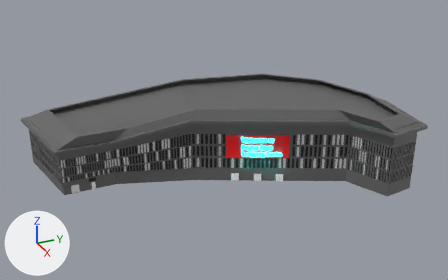
Renders of the FBX model Assets/Models/Saint Mary's Island/EmpireRoadShoppingCentre.fbx from each side of a commit.
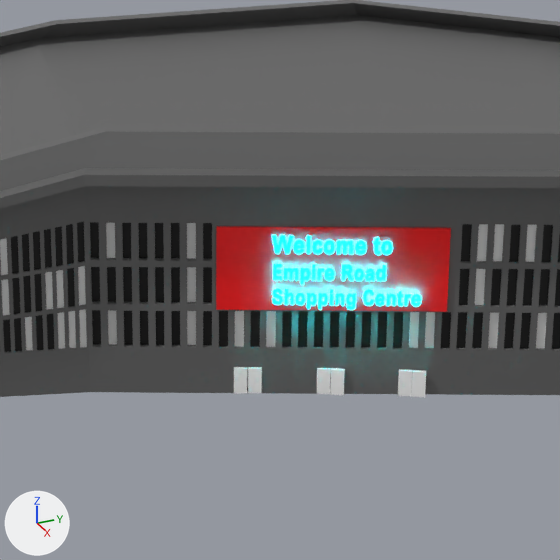
The first picture shows the older version from a 50 mm camera at (154.7, -59.4, 81.0) aimed at (14.3, 3.8, 10.8). The close-ups show both versions on the part from 37% to 71% of the width and 26% to 81% of the height of that picture. The axes (+X, +Y, +Z) are drawn at lower left. The lights are the same throughout. Where no turn or scale is listed for an object, it has been applied to the vertices.

In view in the first close-up: 'Cube.001', 'EmpireRoadShops2', 'Text.002', 'Text.003'.
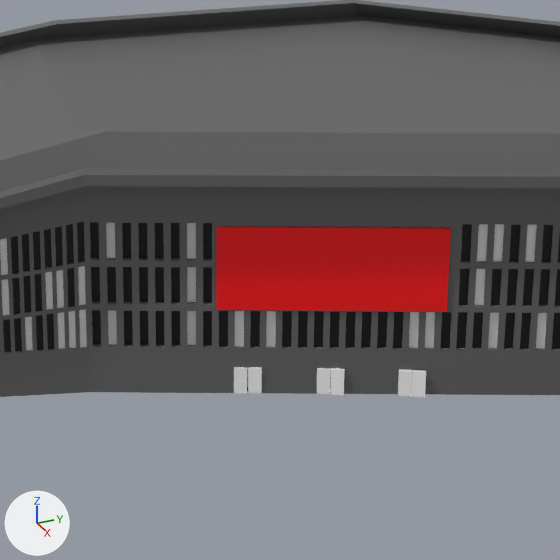
What differs and where, as boxes [x1, y1, x2, y2] in the close-ups (560 x 560 px):
'Text.002', deleted (cyan): before [272, 264, 421, 310]
'Text.003', deleted (cyan): before [272, 236, 392, 255]

What changed in the scene script:
```text
Remove ob_text_002:
    ob_text_002 = bpy.data.objects.new('Text.002', me_text_003)
    ob_text_002.location = (19.51, 6.52, 9.62)
Remove ob_text_003:
    ob_text_003 = bpy.data.objects.new('Text.003', me_text_004)
    ob_text_003.location = (19.38, 6.59, 11.67)
```
